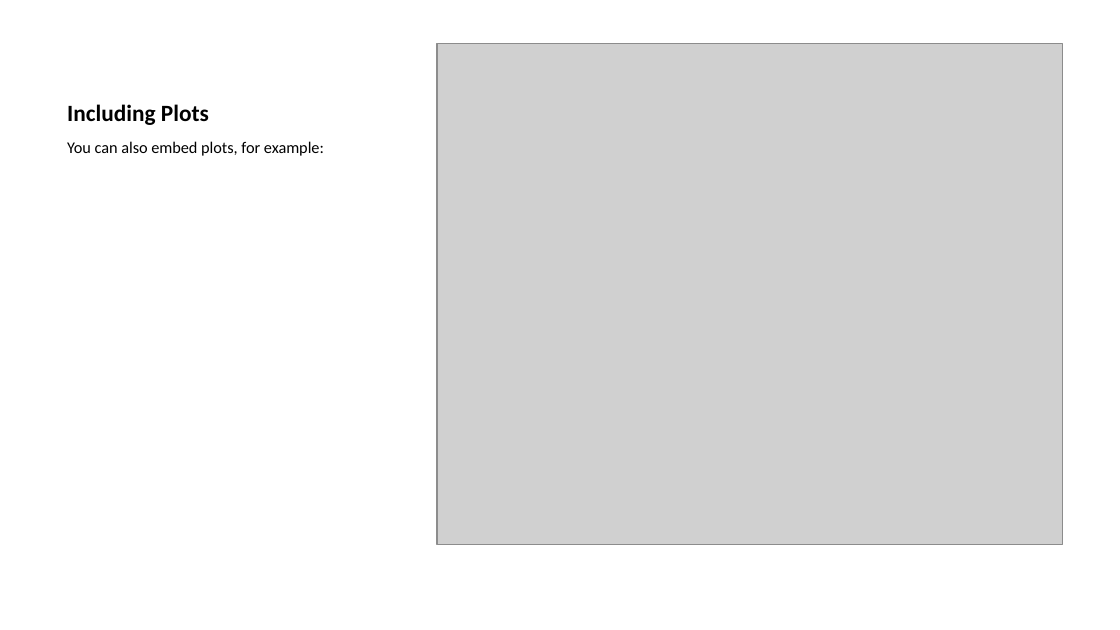
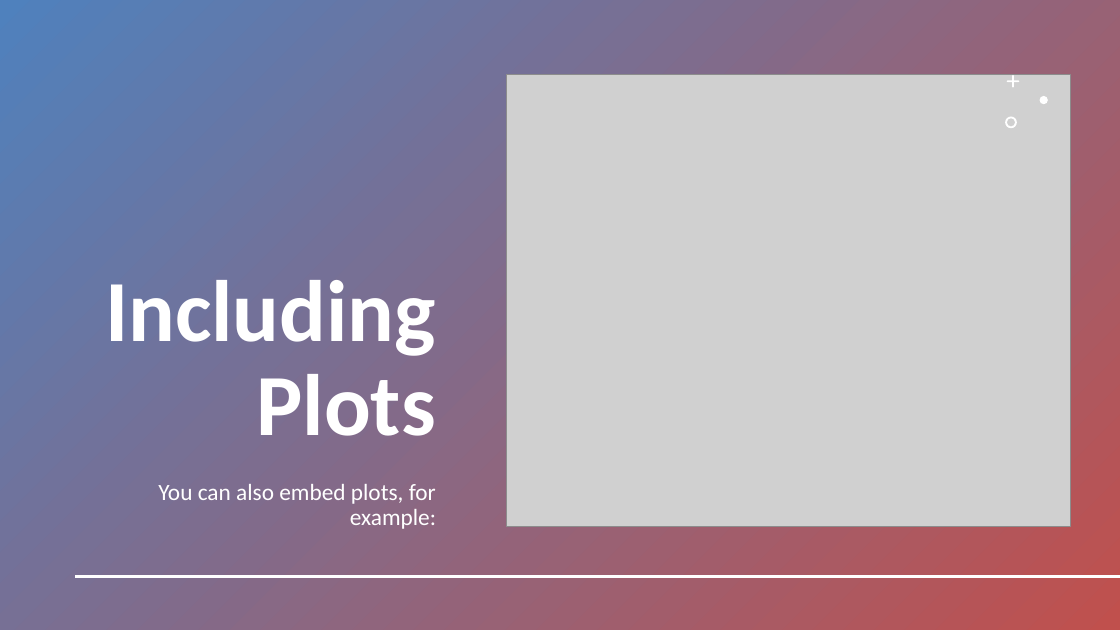
Before and after one commit to abedisaba/MachineLearning, a slide deck: slide 4 of Healthcare-Scenario-Healthy-Living-and-Wellness-Clustering-Exercise.pptx. Drawn at 1120x630 pixels with LibreOffice and Linux fonts; fonts in the diff are those of the drawing; grey boxes stand for pictures. Boxes give left, top, right and bottom in pixels: in the first picture for what was removed or moved away, otherwise in the second. Text is boxed around its words. In the diff, an @@ line names an element or a change of style, - is before the commit and + after.

```diff
--- a/Healthcare-Scenario-Healthy-Living-and-Wellness-Clustering-Exercise.pptx
+++ b/Healthcare-Scenario-Healthy-Living-and-Wellness-Clustering-Exercise.pptx
@@ rectangle added at <box>0,0,1120,629</box>, fill gradient #4F81BD to #C0504D @@
@@ picture: place and size @@
-picture at <box>437,44,1062,544</box>
+picture at <box>506,75,1071,526</box>
@@ freeform shape added at <box>1007,75,1019,87</box>, fill #FFFFFF @@
@@ freeform shape added at <box>1005,116,1016,128</box>, fill #FFFFFF @@
@@ freeform shape added at <box>1039,96,1047,104</box>, fill #FFFFFF @@
@@ title "Including Plots": place and size @@
-title "Including Plots" at <box>67,104,209,125</box>
+title "Including Plots" at <box>105,280,435,436</box>
@@ title "Including Plots" at <box>105,280,435,436</box>: size 15 to 56 pt, text colour #000000 to #FFFFFF; alignment left to right; line spacing 1 to 0.9 @@
@@ text "You can also embed plots, ...": place and size @@
-text "You can also embed plots, ..." at <box>67,141,324,156</box>
+text "You can also embed plots, ..." at <box>158,484,436,529</box>
@@ text "You can also embed plots, ..." at <box>158,484,436,529</box>: size 10.5 to 15 pt, text colour #000000 to #FFFFFF; alignment left to right; line spacing 1 to 0.9; more space between paragraphs @@
@@ line added from (1119, 577) to (76, 577), #FFFFFF 2 pt @@
```
Also in this commit, not shown: 4 other slides changed.
